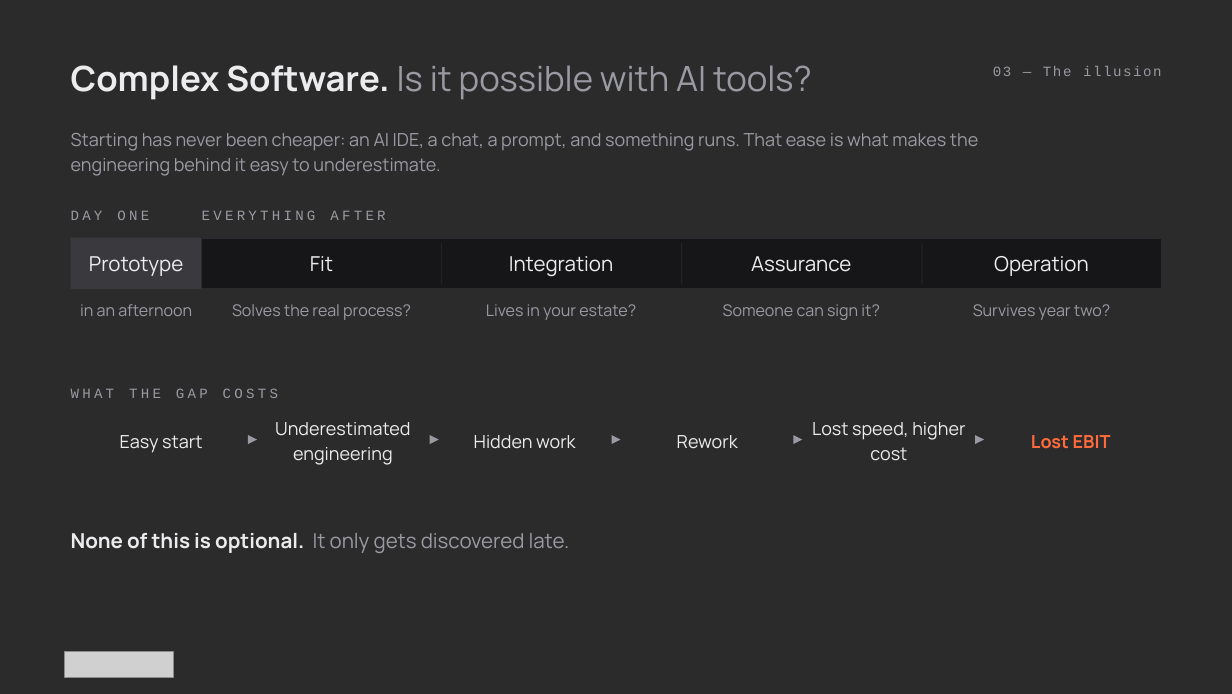
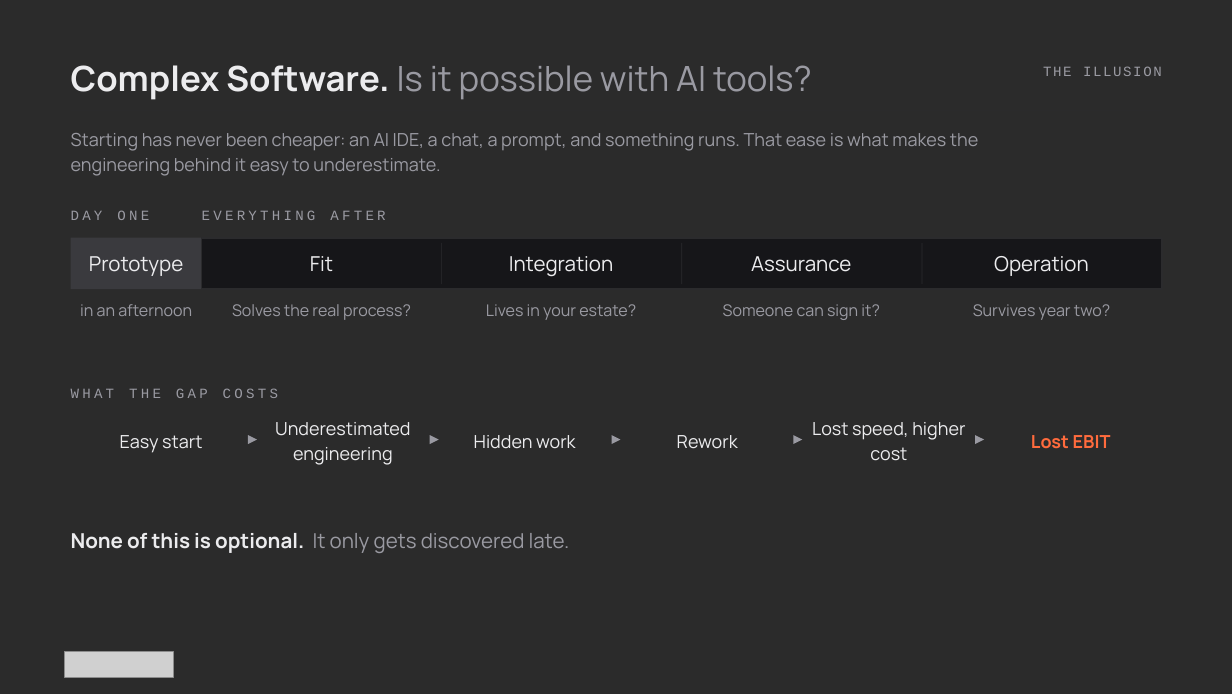
Before and after one commit to athenarunai-gif/Athena, a slide deck: slide 3 of deck/Pitch_Deck_AthenaRun_v2.pptx. Drawn at 1232x694 pixels with LibreOffice and Linux fonts; fonts in the diff are those of the drawing; grey boxes stand for pictures; background and template pictures are left out; a plain dark background stands for a picture behind light text. Boxes give left, top, right and bottom in pixels: in the first picture for what was removed or moved away, otherwise in the second. Text is boxed around its words. In the diff, an @@ line names an element or a change of style, - is before the commit and + after.

```diff
--- a/deck/Pitch_Deck_AthenaRun_v2.pptx
+++ b/deck/Pitch_Deck_AthenaRun_v2.pptx
@@ text at (1043,66,1162,76): text changed @@
-03 — The illusion
+THE ILLUSION
```
Also in this commit, not shown: 9 other slides changed, 3 slides added, 3 slides removed, 5 other files.
